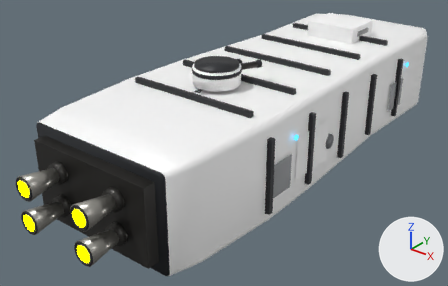
What one commit did to the glTF model ThoriumGap_JS/models/Ship_Blocky_9.glb.
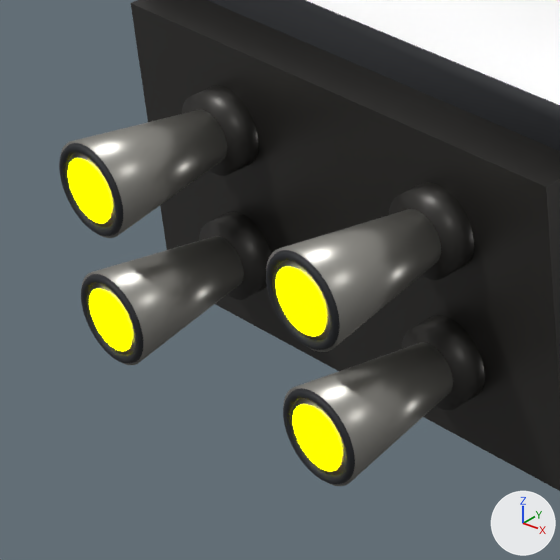
Each version is shown whole from a 50 mm lens placed at (3.48, -5.71, 2.57), pointed at (-0.43, -0.82, -0.46), then close up on the part from 0% to 33% of the width and 49% to 100% of the height. The axes (+X, +Y, +Z) are drawn at lower right. The lights are the same throughout. The older version's two pictures come first. Where no turn or scale is listed for an object, it has been applied to the vertices.

Objects in the first close-up: 'AftBulkhead_RectangularEngineFrame', 'EngineBell_LowerLeft_ShortCargoNozzle', 'EngineBell_LowerRight_ShortCargoNozzle', 'EngineBell_UpperLeft_ShortCargoNozzle', 'EngineBell_UpperRight_ShortCargoNozzle', 'EngineEmitter', 'EngineLip_UpperRight_DarkNozzleRim', 'EngineSocket_LowerLeft_AftDarkMount', 'EngineSocket_LowerRight_AftDarkMount', 'EngineSocket_UpperLeft_AftDarkMount', 'EngineSocket_UpperRight_AftDarkMount', 'Hull_RoundedRectCargoBody' and 3 more.
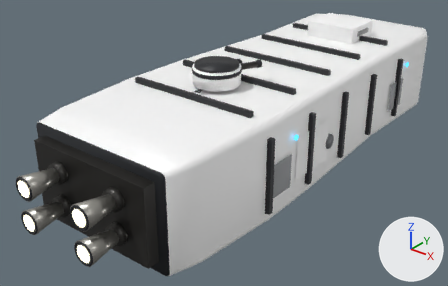
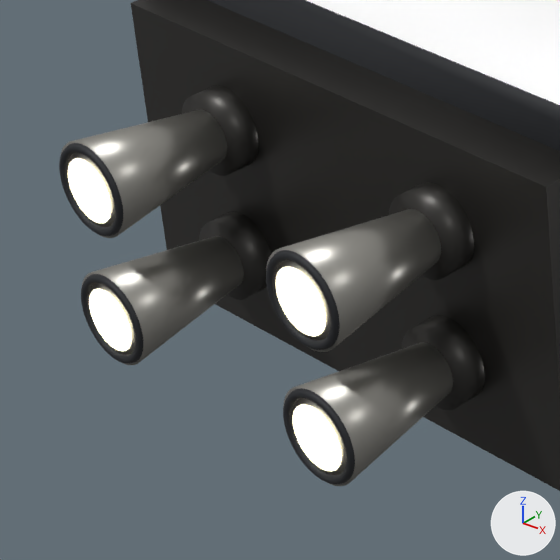
Boxes [x1, y1, x2, y2] around the edits, measured in the close-ups (560 x 560 px):
'EngineEmitter', recoloured
    both: [68, 158, 342, 471]

What changed in the scene script:
```text
Change mat_engineglow:
    mat_engineglow.emission_color: (1.0, 1.0, 0.0) -> (0.62, 0.57, 0.4)  # yellow #ffff00 -> beige #cec7aa
```
